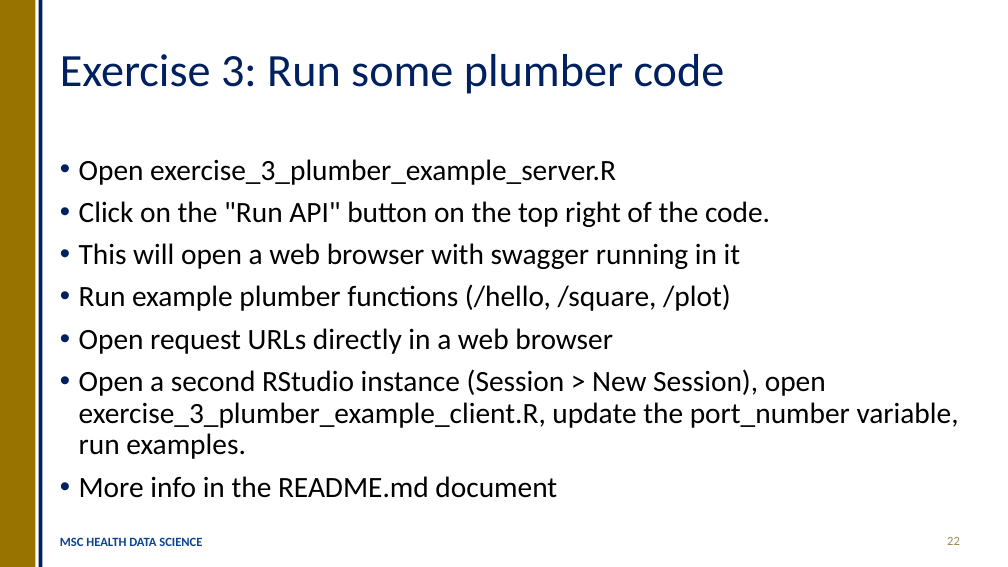
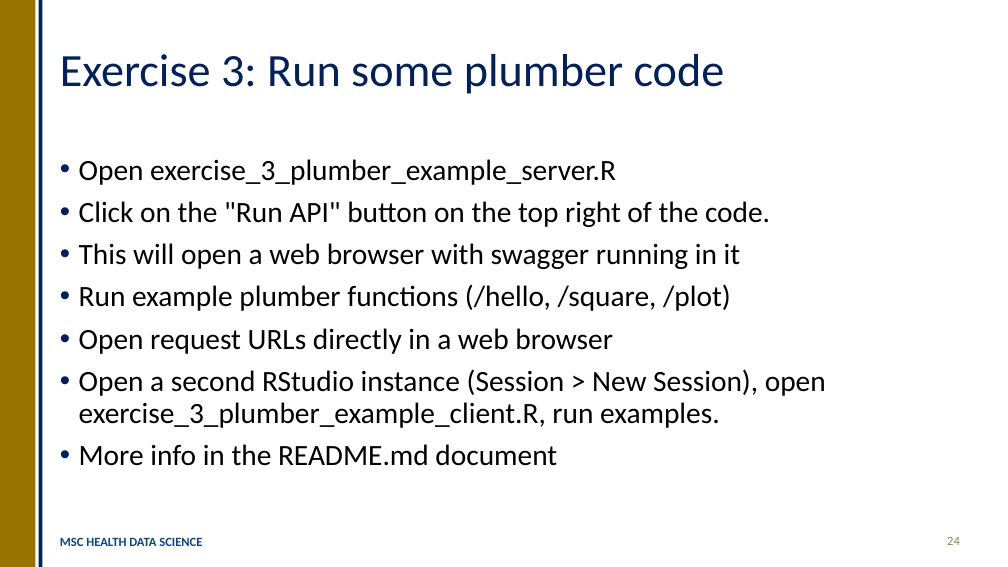
Before and after one commit to OllyButters/HDS-plumber, a slide deck: slide 24 of api_plumber_slides.pptx (slide 22 before the commit). Drawn at 1008x567 pixels with LibreOffice and Linux fonts; fonts in the diff are those of the drawing. Boxes give left, top, right and bottom in pixels: in the first picture for what was removed or moved away, otherwise in the second. Text is boxed around its words. In the diff, an @@ line names an element or a change of style, - is before the commit and + after.

```diff
--- a/api_plumber_slides.pptx
+++ b/api_plumber_slides.pptx
@@ text at (79, 369, 826, 428): text changed @@
-• Open a second RStudio instance (Session > New Session), open exercise_3_plumber_example_client.R, update the port_number variable, run examples.
+• Open a second RStudio instance (Session > New Session), open exercise_3_plumber_example_client.R, run examples.
@@ page number at (947, 537, 960, 545): text changed @@
-22
+24
```
Also in this commit, not shown: 9 other slides changed, 2 slides added, 2 other files.
